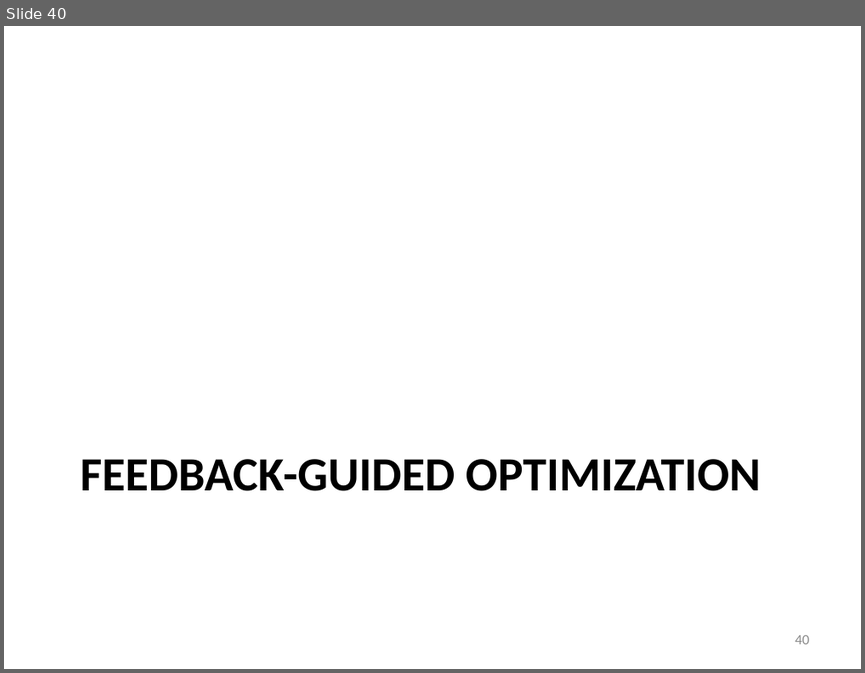
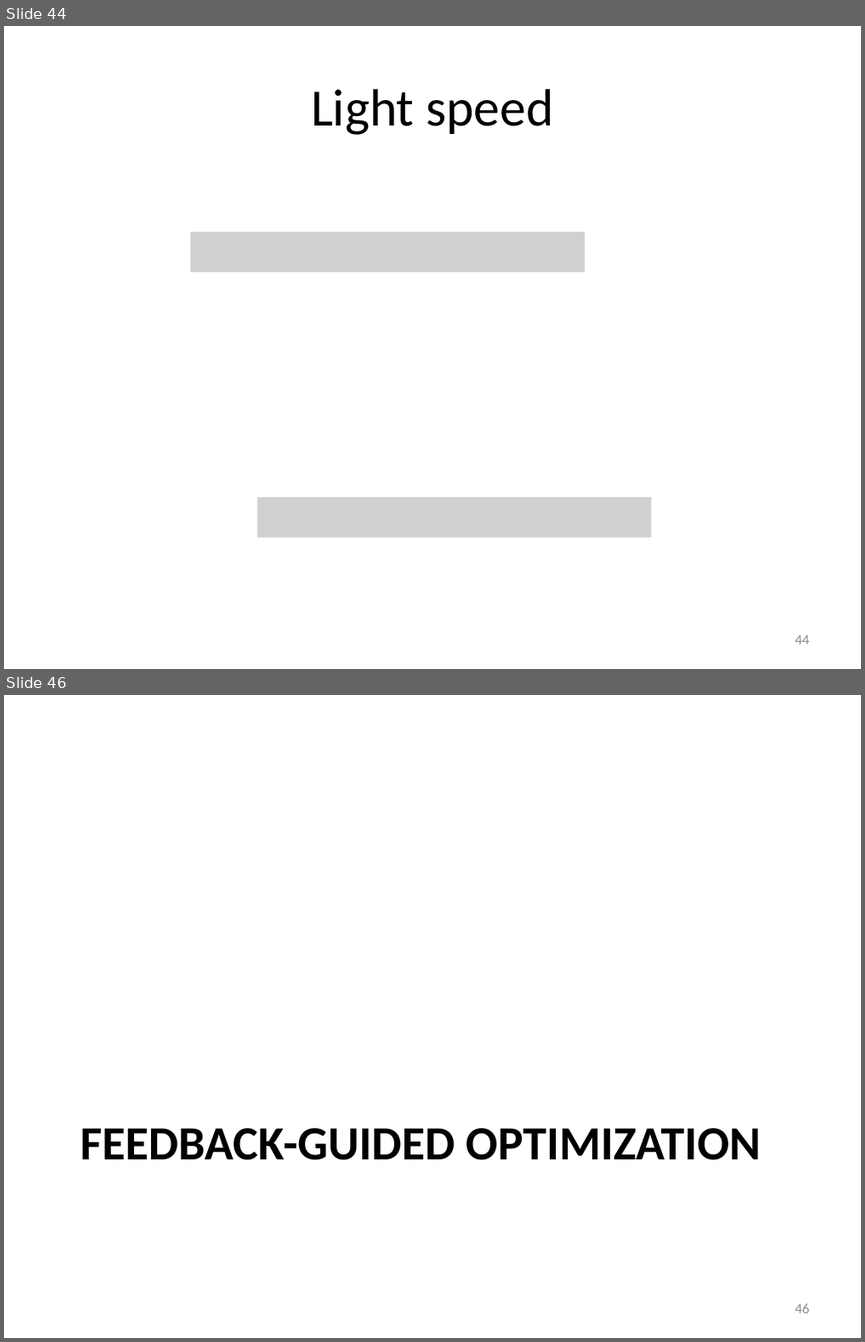
Before and after one commit to gjbex/training-material, a slide deck: Optimization/hpc_efficiency.pptx. Shown one above the other, each under a label of ours: slide 40 before the commit, slides 44 and 46 after it; the slides between them are not shown. The pictures are 865x673 and 865x1342 pixels, drawn with LibreOffice and Linux fonts; fonts in the diff are those of the drawing; grey boxes stand for pictures. Boxes give left, top, right and bottom in pixels: in the first picture for what was removed or moved away, otherwise in the second. Text is boxed around its words. In the diff, an @@ line names an element or a change of style, - is before the commit and + after.

```diff
--- a/Optimization/hpc_efficiency.pptx
+++ b/Optimization/hpc_efficiency.pptx
@@ slide 44 added at <box>4,26,861,669</box>, background #FFFFFF @@
@@ title added at <box>311,89,553,135</box>, 44 pt, text #000000 @@
+Light speed
@@ picture added at <box>191,232,585,272</box> @@
@@ picture added at <box>256,496,651,537</box> @@
@@ page number added at <box>794,635,809,644</box>, 12 pt, text #8C8C8C @@
+44
@@ what was slide 40 is now slide 46 @@
@@ page number at <box>794,1304,809,1313</box>: text changed @@
-40
+46
```
Also in this commit, not shown: 5 slides changed, 5 other slides added.
